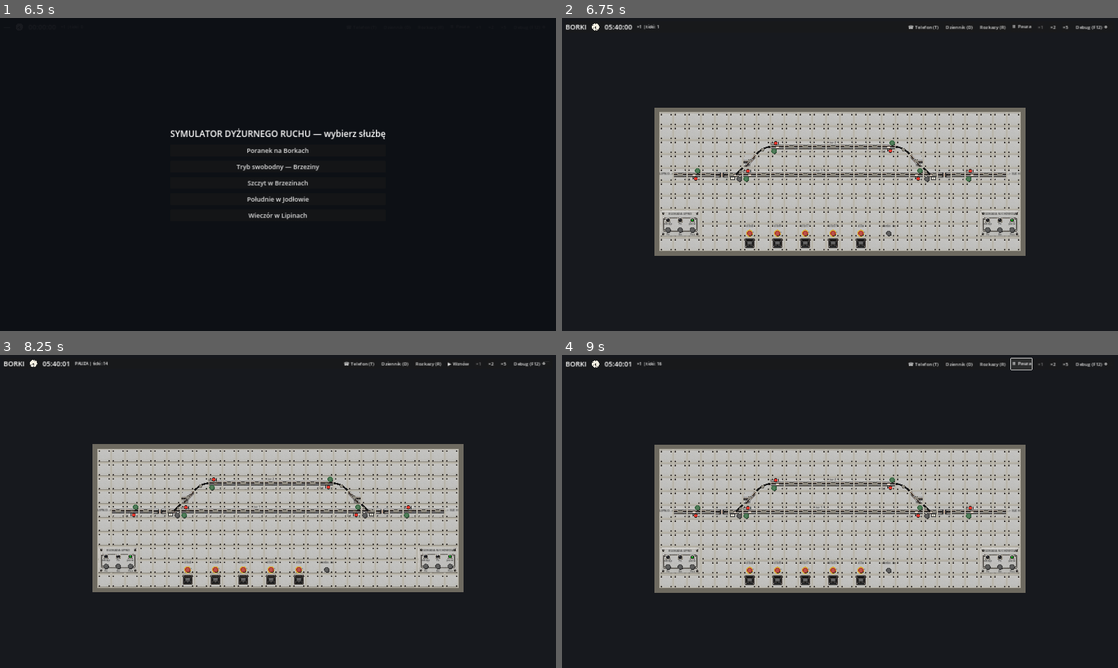
Above: before the commit, frames 1-4 (two rows, left to right).
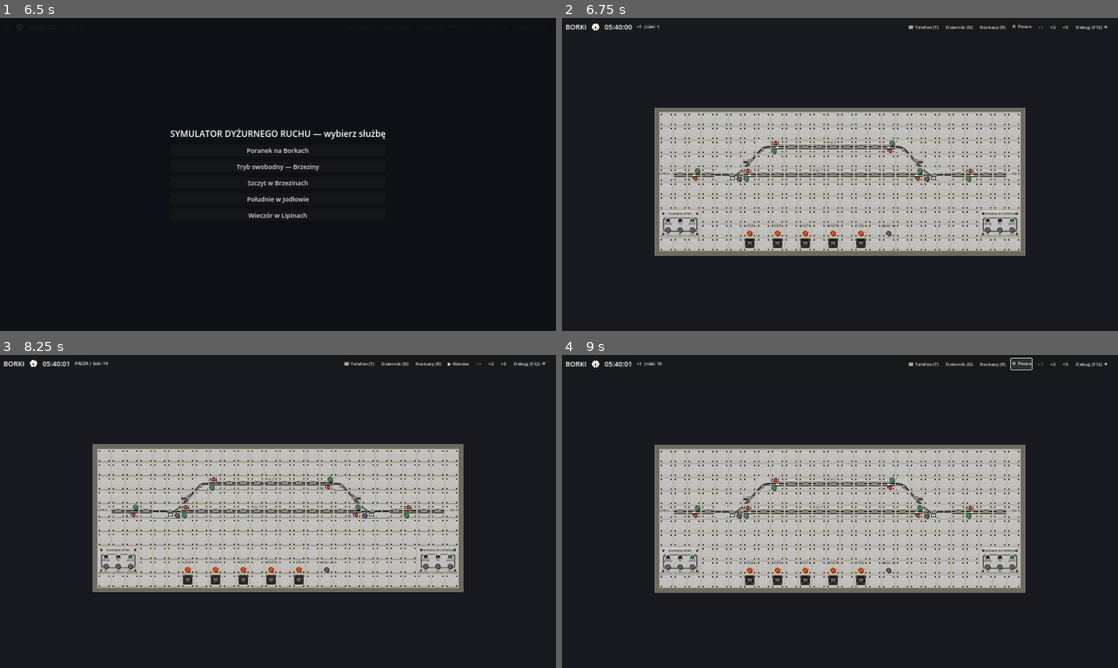
Above: after the commit, the same moments.

Repository: LukaszTM/Dyzurny-Ruchu-v0.0.1
Game: Godot game, scene res://ui/wspolne/main.tscn
The game is run twice, just before and just after one commit, with the same random seed, the same clock (stepped at 60 frames per second) and the same inputs.
Inputs (mouse positions are in pixels of both pictures, inside the frame that each line leads up to):
- Up to frame 1 (6.5 s): click "☎ Telefon (T)" at 0.5 s; click "Dziennik (D)" at 1.25 s; click "Rozkazy (R)" at 2 s; click "⏸ Pauza" at 2.75 s; click "×1" at 3.5 s; click "×2" at 4.25 s; click "×5" at 5 s; click "Debug (F12)" at 5.75 s
- Up to frame 2 (6.75 s): click "Poranek na Borkach" at 6.5 s
- Up to frame 3 (8.25 s): tap Enter at 7.25 s; drag from (105, 511) to (333, 442) at 7.27 s; tap Space at 8 s; drag from (116, 511) to (250, 574) at 8.02 s
- Up to frame 4 (9 s): click "▶ Wznów" at 8.75 s

Frame 1 is identical in both runs. In frame 2, 0.2% of the frame differs, in the area x 27-70%, y 39-52%; in frame 3, 0.2%, in the area x 27-70%, y 38-53%; in frame 4, 0.2%.

Commit message:
GUI v1.1: poprawiona plansza torowa — łuki i rozjazdy z tekstur
- curve_se/sw: łuk narożnik -> środek krawędzi (domyka się z sąsiadami)
- turnout_ne/nw: kostka rozjazdowa z iglicami zamiast wektorowego
  odgałęzienia (fallback pozostaje)
- nowa przerwa izolacyjna; zapas: track_v, crossing_diag
- testy 135/135

Co-Authored-By: Claude Fable 5 <noreply@anthropic.com>
Claude-Session: https://claude.ai/code/session_01VXo2T8bAjLQXxJSrgUju6Q

Diff:
--- a/ui/pulpit_kostkowy/pulpit_tile.gd
+++ b/ui/pulpit_kostkowy/pulpit_tile.gd
@@ -276,13 +276,14 @@
 
 
 func _draw_turnout(branch_ne: bool) -> void:
-	# Skórka: kostka torowa jako podkład, odgałęzienie dorysowane (kierunek
-	# zależy od stacji — tekstura wspólna).
-	if not _draw_tile_tex("track_h"):
-		_draw_track_h()
-	# Odgałęzienie 45° do narożnika: turnout_ne → NE, turnout_nw → NW.
-	var corner := Vector2(TILE, 0.0) if branch_ne else Vector2(0.0, 0.0)
-	draw_line(Vector2(24.0, 24.0), corner, COL_TRACK, TRACK_WIDTH)
+	# Skórka: kostka rozjazdowa (tor poziomy + odgałęzienie 45° od środka
+	# do narożnika); fallback: tor poziomy + odgałęzienie wektorowe.
+	if not _draw_tile_tex("turnout_ne" if branch_ne else "turnout_nw"):
+		if not _draw_tile_tex("track_h"):
+			_draw_track_h()
+		# Odgałęzienie 45° do narożnika: turnout_ne → NE, turnout_nw → NW.
+		var corner := Vector2(TILE, 0.0) if branch_ne else Vector2(0.0, 0.0)
+		draw_line(Vector2(24.0, 24.0), corner, COL_TRACK, TRACK_WIDTH)
 	# Okienko lampki sekcji zwrotnicowej — odsunięte od rozgałęzienia.
 	var lamp_x := 10.0 if branch_ne else 38.0
 	_draw_section_lamp(Vector2(lamp_x, 24.0), 14.0)
Binary file added: assets/pulpit/crossing_diag.png
Binary file added: assets/pulpit/curve_se.png
Binary file added: assets/pulpit/curve_sw.png
Binary file changed: assets/pulpit/insulation.png
Binary file added: assets/pulpit/track_v.png
Binary file added: assets/pulpit/turnout_ne.png
Binary file added: assets/pulpit/turnout_nw.png
Not shown, changed: CHANGELOG.md
